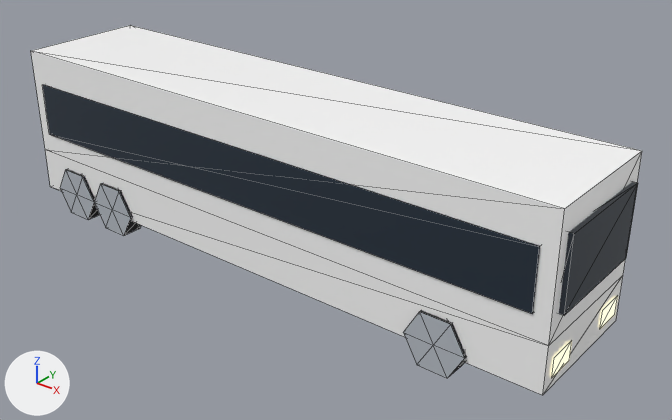
The glTF model public/models/props/bus_coach.glb as it was, and as the next commit left it.
The view is the same before and after, from a 50 mm camera at (0.727, -0.822, 0.614) aimed at (0.055, 0.018, 0.093). The axes (+X, +Y, +Z) are drawn at lower left. The lights are the same throughout. The first picture is the older version. Mesh edges are drawn as thin lines. Vertices at exactly the same position are counted once.

The first picture shows 'bus_coach'.
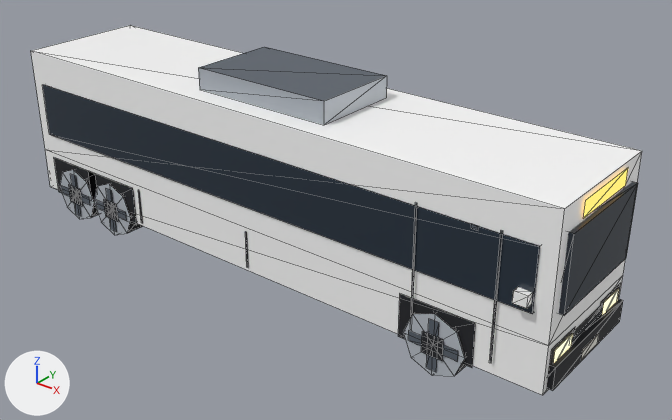
Where the change shows, as pixel boxes (x1, y1, x2, y2) in the pictures (672 x 420 px; the box of a moved part takes in the faces that stretch with it):
part 1 of me_bus_coach, added
    after: (512, 287, 533, 308)
part 2 of me_bus_coach, added
    after: (547, 299, 623, 390)
part 3 of me_bus_coach, added
    after: (198, 47, 387, 125)
part 4 of me_bus_coach, moved or reshaped
    before: (552, 341, 572, 377)
    after: (554, 333, 573, 362)
part 5 of me_bus_coach, moved or reshaped
    before: (600, 296, 618, 329)
    after: (602, 289, 619, 315)
part 6 of me_bus_coach, built on
    before: (60, 169, 141, 236)
    after: (54, 158, 142, 235)
part 7 of me_bus_coach, built on
    before: (403, 310, 467, 378)
    after: (398, 168, 628, 377)
part 8 of me_bus_coach, added
    after: (245, 232, 248, 267)

The change, as a list of edits to the scene's bpy script:
```text
Add mat_metal_dark:
    mat_metal_dark = bpy.data.materials.new('metal_dark')
    # nodes: BsdfPrincipled, Mix, OutputMaterial, VertexColor
    # colours: greyish blue #59616b, mixed with the vertex colours
Add mat_glow_sign:
    mat_glow_sign = bpy.data.materials.new('glow_sign')
    # nodes: BsdfPrincipled, Mix, OutputMaterial, VertexColor
    # colours: orange #ffc94d, orange #f5c04a, mixed with the vertex colours
Add mat_white:
    mat_white = bpy.data.materials.new('white')
    # nodes: BsdfPrincipled, Mix, OutputMaterial, VertexColor
    # colours: white #f1eee6, mixed with the vertex colours
Add mat_black:
    mat_black = bpy.data.materials.new('black')
    # nodes: BsdfPrincipled, Mix, OutputMaterial, VertexColor
    # colours: black #1b1d22, mixed with the vertex colours
Add mat_metal:
    mat_metal = bpy.data.materials.new('metal')
    # nodes: BsdfPrincipled, Mix, OutputMaterial, VertexColor
    # colours: grey #a9b0b8, mixed with the vertex colours
Change me_bus_coach:
    used by ob_bus_coach; location = (0.0, 0.0, 0.0)
    remove me_bus_coach.from_pydata(...)  # 124 vertices, 192 faces; spans x -0.412..0.416, y -0.094..0.094, z 0.005..0.242
    add me_bus_coach.from_pydata(...)  # 368 vertices, 380 faces; spans x -0.418..0.418, y -0.101..0.101, z 0.0..0.27
    me_bus_coach part 1: the loose piece of 8 vertices spanning x 0.404..0.416, y -0.075..0.075, z 0.122..0.212 is copied, and the copy is scaled about its middle by (1.33, 0.08, 0.156), then moved by (-0.03, -0.095, -0.028), in mat_car_body; it spans x 0.372..0.388, y -0.101..-0.089, z 0.132..0.146
    me_bus_coach part 2: the loose piece of 8 vertices spanning x 0.404..0.416, y -0.075..0.075, z 0.122..0.212 is copied, and the copy is scaled about its middle by (1.17, 1.1, 0.311), then moved by (0.0, 0.0, -0.116), in mat_black; it spans x 0.403..0.417, y -0.083..0.083, z 0.037..0.065
    me_bus_coach part 3: the loose piece of 8 vertices spanning x -0.39..0.39, y -0.092..0.092, z 0.122..0.197 is copied, and the copy is scaled about its middle by (0.256, 0.652, 0.373), then moved by (0.0, 0.0, 0.097); it spans x -0.1..0.1, y -0.06..0.06, z 0.242..0.27
    me_bus_coach part 4: the loose piece of 4 vertices spanning x 0.412, y -0.078..-0.038, z 0.047..0.072 is moved by (0.0, 0.0, 0.009)
    me_bus_coach part 5: the loose piece of 4 vertices spanning x 0.412, y 0.038..0.078, z 0.047..0.072 is moved by (0.0, 0.0, 0.009)
    me_bus_coach part 6: 32 vertices moved from x -0.36..-0.24, y -0.094..0.094, z 0.005..0.075 to x -0.368..-0.232, y -0.094..0.094, z 0.012..0.068; 100 vertices added at x -0.418..-0.199, y -0.096..0.096, z 0.0..0.087
    me_bus_coach part 7: 16 vertices moved from x 0.26..0.3, y -0.094..0.094, z 0.005..0.075 to x 0.252..0.308, y -0.094..0.094, z 0.012..0.068; 96 vertices added at x 0.232..0.418, y -0.099..0.099, z 0.0..0.237
    me_bus_coach part 8: 4 vertices added at x -0.001..0.001, y -0.091, z 0.037..0.087
    other edits to the shape of me_bus_coach do not show in these pictures
    add me_bus_coach.materials.append(mat_black)
    add me_bus_coach.materials.append(mat_metal_dark)
    add me_bus_coach.materials.append(mat_white)
    add me_bus_coach.materials.append(mat_glow_sign)
    add me_bus_coach.materials.append(mat_metal)
```
